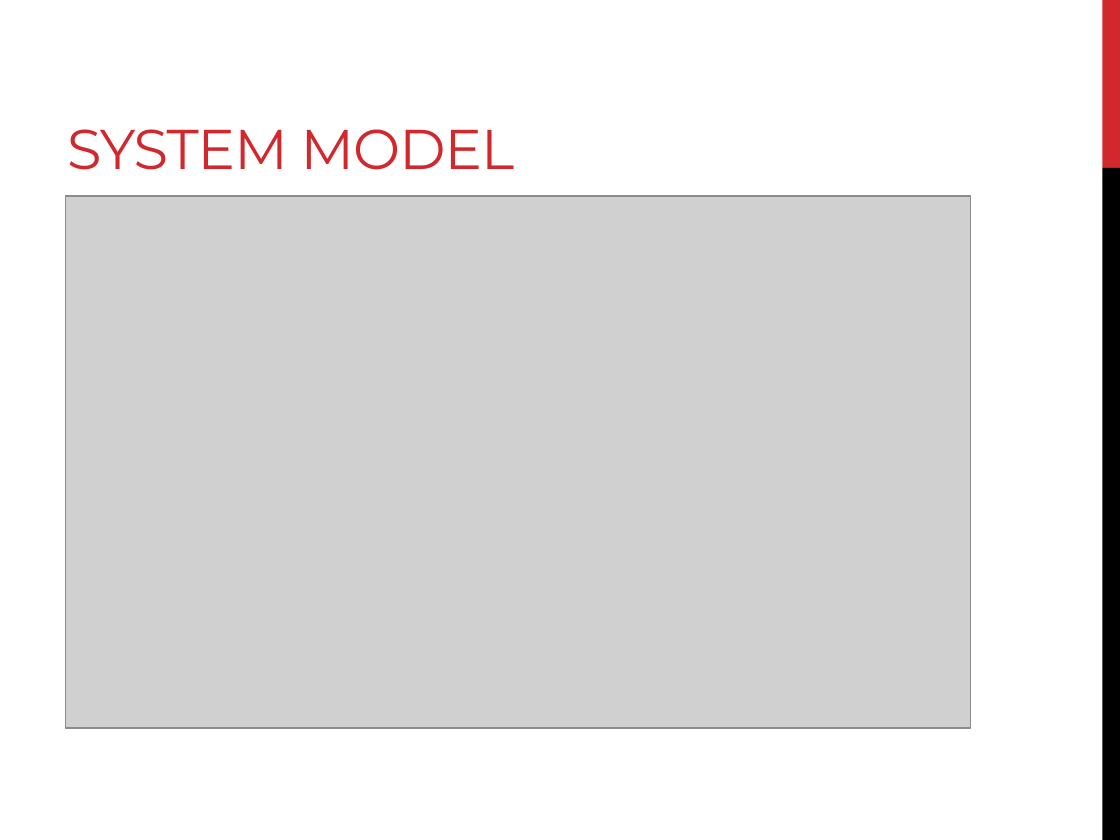
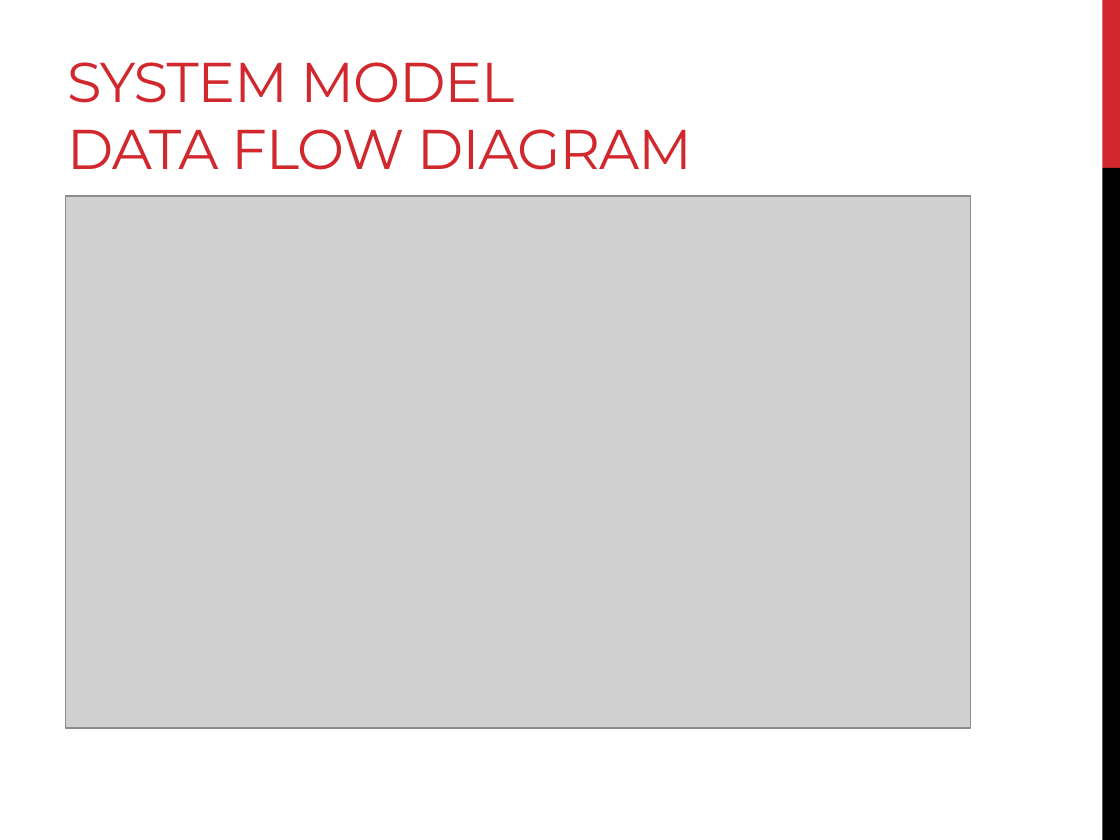
Before and after one commit to AndreasSchwagerl/RR-Survey-System, a slide deck: slide 11 of Survey System - Progress Presentation 3.pptx (slide 12 before the commit). Drawn at 1120x840 pixels with LibreOffice and Linux fonts; fonts in the diff are those of the drawing; grey boxes stand for pictures. Boxes give left, top, right and bottom in pixels: in the first picture for what was removed or moved away, otherwise in the second. Text is boxed around its words. In the diff, an @@ line names an element or a change of style, - is before the commit and + after.

```diff
--- a/Survey System - Progress Presentation 3.pptx
+++ b/Survey System - Progress Presentation 3.pptx
@@ title at (67, 62, 692, 170): text changed @@
-SYSTEM MODEL
+SYSTEM MODEL
+DATA FLOW DIAGRAM
```
Also in this commit, not shown: 7 other slides changed, 4 slides added, 1 slide removed.
